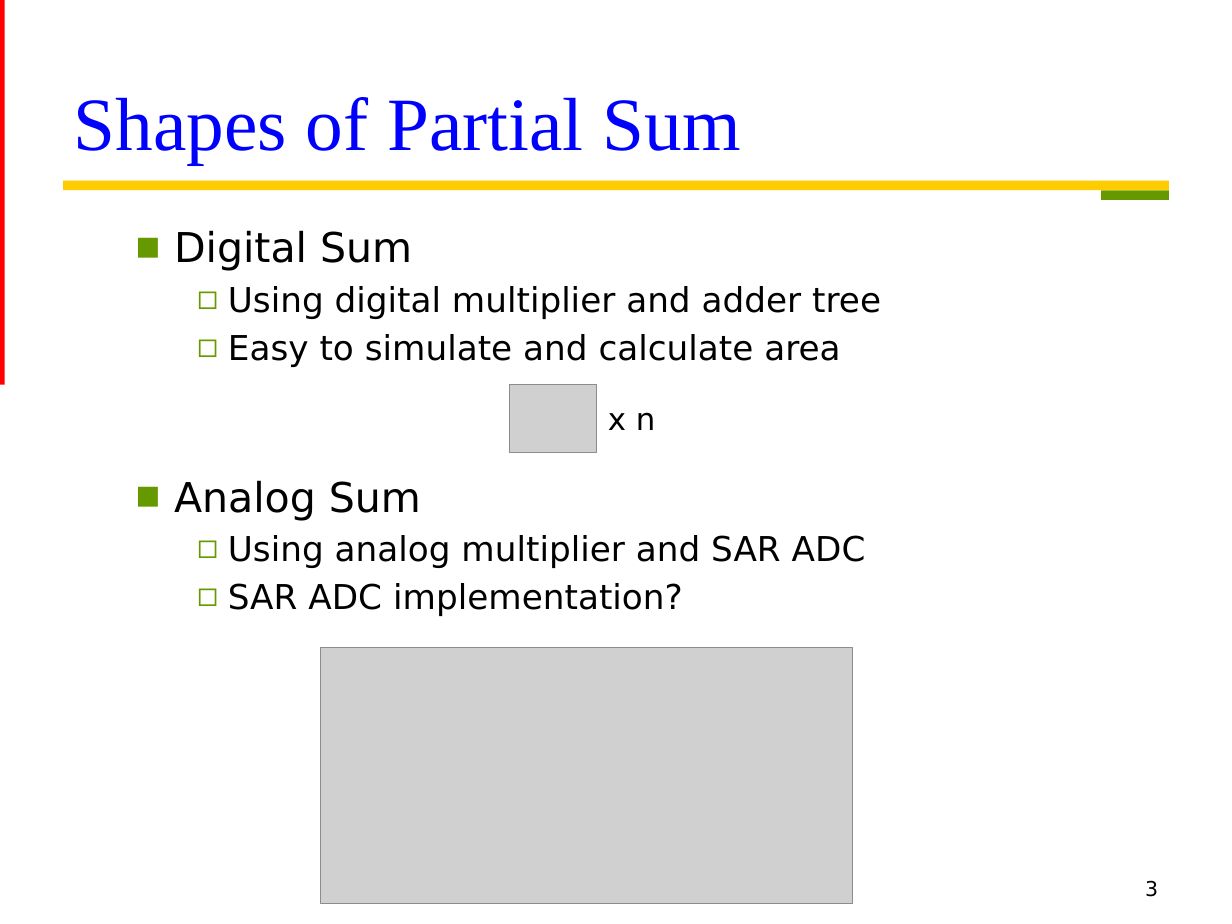
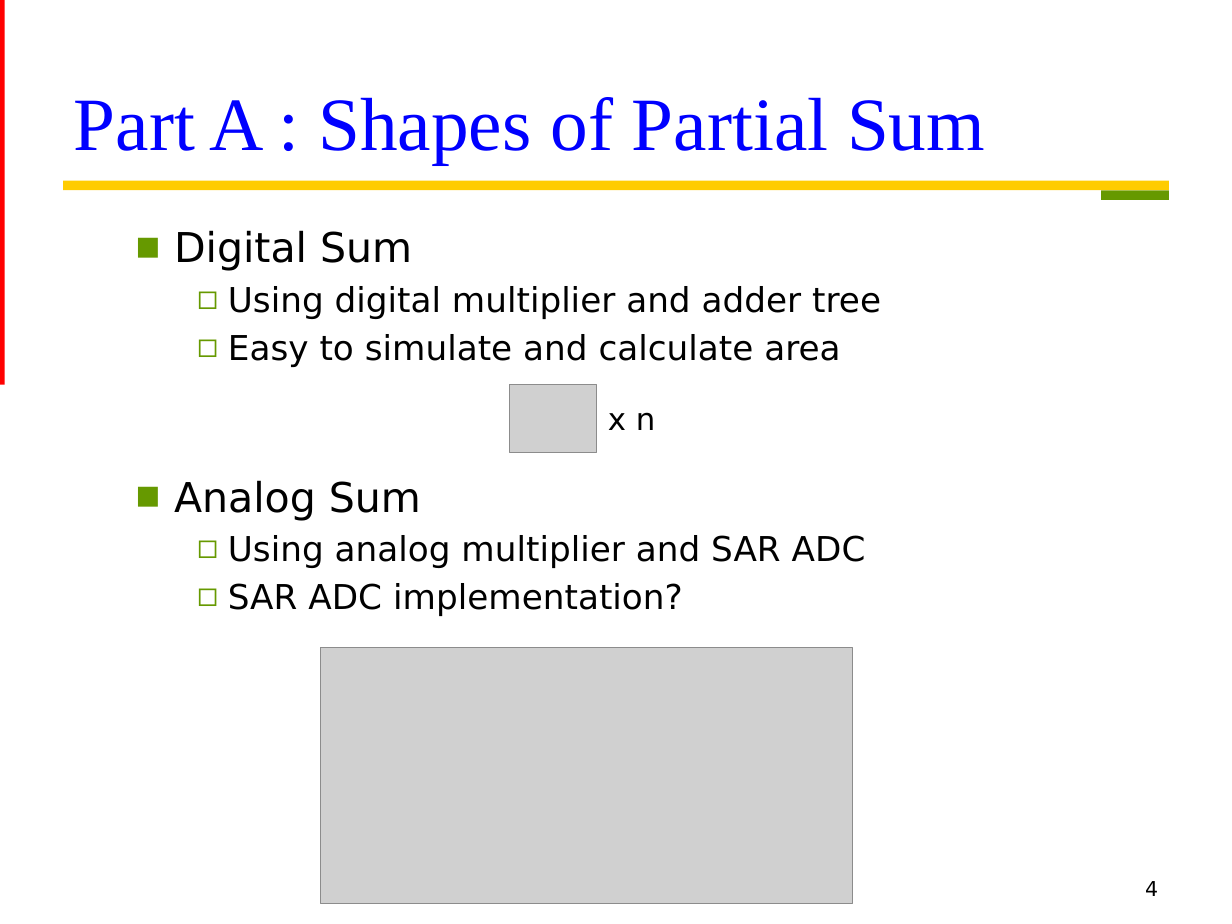
Before and after one commit to Oniontow/TTLiu_Project, a slide deck: slide 4 of bitrotation/ppt.pptx (slide 3 before the commit). Drawn at 1232x924 pixels with LibreOffice and Linux fonts; fonts in the diff are those of the drawing; grey boxes stand for pictures. Boxes give left, top, right and bottom in pixels: in the first picture for what was removed or moved away, otherwise in the second. Text is boxed around its words. In the diff, an @@ line names an element or a change of style, - is before the commit and + after.

```diff
--- a/bitrotation/ppt.pptx
+++ b/bitrotation/ppt.pptx
@@ title at (74, 97, 985, 164): text changed @@
-Shapes of Partial Sum
+Part A : Shapes of Partial Sum
@@ page number at (1145, 881, 1158, 896): text changed @@
-3
+4
```
Also in this commit, not shown: 10 other slides changed, 5 slides added.
